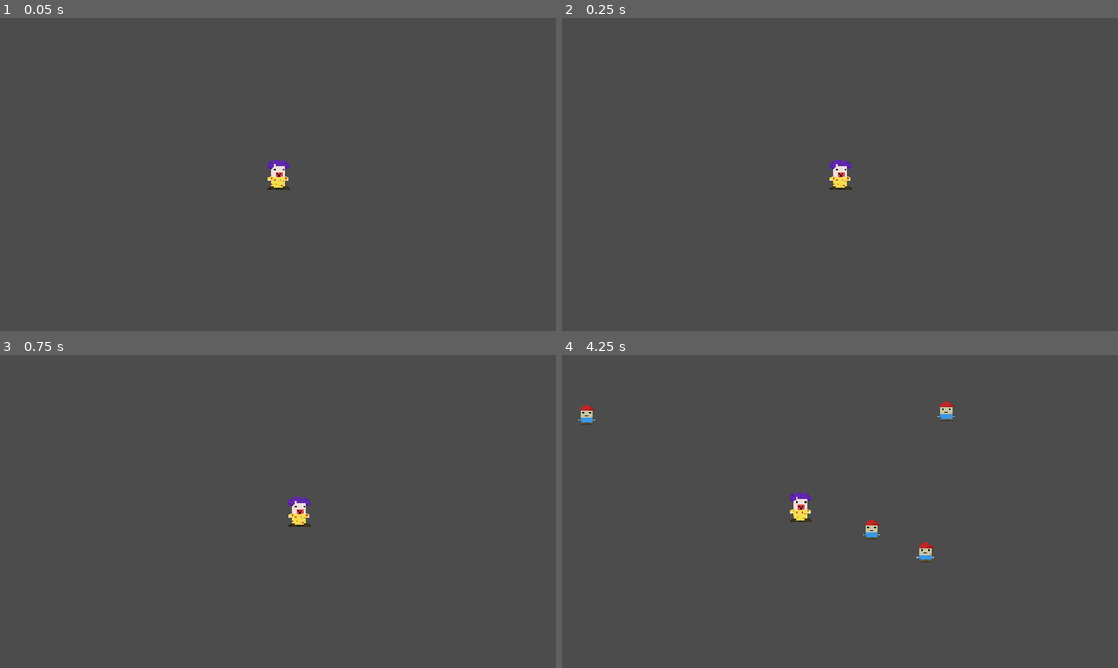
Above: before the commit, frames 1-4 (two rows, left to right).
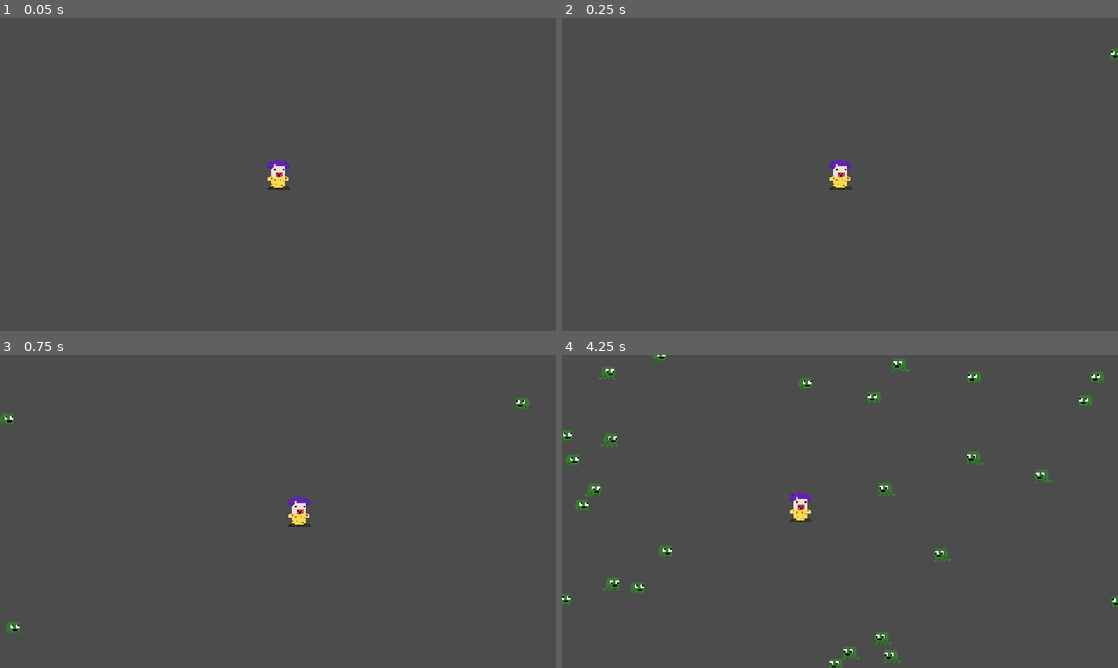
Above: after the commit, the same moments.

Repository: kenlies/funny-game
Game: Godot game, scene res://Main.tscn
Same seed, same stepped clock (60 frames per second), same inputs: the game is played once before the commit and once after it.
Inputs:
- Up to frame 1 (0.05 s): no input
- Up to frame 2 (0.25 s): no input
- Up to frame 3 (0.75 s): hold Right (ui_right) from 0.53 s (still down); hold Space (ui_joke) from 0.53 s (still down)
- Up to frame 4 (4.25 s): release Right (ui_right) at 1.28 s; release Space (ui_joke) at 1.28 s; hold Down (ui_down) 1.28-2.03 s; tap Space (ui_joke) at 1.35, 2.85 s; hold Right (ui_right) 2.03-2.78 s; hold Space (ui_joke) 2.03-2.78 s; hold Up (ui_up) 2.78-3.53 s; hold Left (ui_left) from 3.53 s (still down); hold Space (ui_joke) from 3.53 s (still down)

Frame 1 is identical in both runs. In frame 2, less than 0.1% of the frame differs, in the area x 98-100%, y 9-14%; in frame 3, 0.3%; in frame 4, 2.8%, in the area x 0-100%, y 0-100%.

Commit message:
Modified the newly found supper intelligent AI for kid

Diff:
--- /dev/null
+++ b/DeathNote.tscn
@@ -0,0 +1,26 @@
+[gd_scene load_steps=2 format=2]
+
+[sub_resource type="Theme" id=1]
+
+[node name="Control" type="Control"]
+anchor_right = 1.0
+anchor_bottom = 1.0
+
+[node name="Label" type="Label" parent="."]
+anchor_left = 0.5
+anchor_top = 0.5
+anchor_right = 0.5
+anchor_bottom = 0.5
+margin_left = -320.0
+margin_top = 34.0
+margin_right = 320.0
+margin_bottom = 82.0
+theme = SubResource( 1 )
+text = "You Died Bitch
+alive for: %s
+told jokes: %s"
+align = 1
+valign = 1
+__meta__ = {
+"_editor_description_": ""
+}
--- a/EnemyFrog.gd
+++ b/EnemyFrog.gd
@@ -10,7 +10,7 @@
 onready var _rigidbody2d = $RigidBody2D
 
 
-func _process(delta):
+func _physics_process(delta):
 	# if we are detected, start the chase
 	if stunned == true or jump:
 		return
@@ -24,7 +24,6 @@
 		# move the enemy towards the player times speed
 		move_and_slide(direction * speed)
 
-
 func _on_JumpTimer_timeout():
 	if not jump:
 		jump = true
--- a/EnemyFrog.tscn
+++ b/EnemyFrog.tscn
@@ -30,7 +30,7 @@
 autostart = true
 
 [node name="StunTimer" type="Timer" parent="."]
-wait_time = 4.0
+wait_time = 3.0
 
 [connection signal="timeout" from="JumpTimer" to="." method="_on_JumpTimer_timeout"]
 [connection signal="timeout" from="StunTimer" to="." method="_on_StunTimer_timeout"]
--- a/EnemyKid.gd
+++ b/EnemyKid.gd
@@ -1,18 +1,16 @@
 extends KinematicBody2D
 
-export var speed = 70
+onready var _stun_timer = $StunTimer
+onready var _hug_timer = $HugTimer
+var wants_to_hug = false
+export var speed = 80
+var stunned = false
 var velocity = Vector2.ZERO
-var player
+var player # set in player node
 var random_num
 var target
 
-enum {
-	SURROUND,
-	HUG,
-}
-
-var state = SURROUND
-
+# random number generation
 func _ready():
 	var rng = RandomNumberGenerator.new()
 	rng.randomize()
@@ -20,23 +18,32 @@
 
 
 func _physics_process(delta):
-	match state:
-		SURROUND:
-			move(get_circle_position(random_num), delta)
-		HUG:
-			move(player.global_position, delta)
+	if stunned == true:
+		return
+	if not wants_to_hug:
+		move(get_circle_position(random_num), delta)
+	else:
+		move(player.global_position, delta)
 
+# move the kid and add steering to make movement (?smoother?)
 func move(target, delta):
 	var direction = (target - global_position).normalized()
 	var desired_velocity = direction * speed
-	var steering = (desired_velocity - velocity) * delta * 2.5
+	var steering = (desired_velocity - velocity) * delta * 0.5
 	velocity += steering
 	velocity = move_and_slide(velocity)
 
+# get a random position in a circle around the player
 func get_circle_position(random):
 	var circle_center = player.global_position
-	var radius = 30
+	var radius = 80
 	var angle = random * PI * 2;
 	var x = circle_center.x + cos(angle) * radius;
 	var y = circle_center.y + sin(angle) * radius;
 	return Vector2(x, y)
+
+func _on_StunTimer_timeout():
+	stunned = false
+
+func _on_HugTimer_timeout():
+	wants_to_hug = true
--- a/EnemyKid.tscn
+++ b/EnemyKid.tscn
@@ -25,5 +25,11 @@
 frames = SubResource( 2 )
 
 [node name="HugTimer" type="Timer" parent="."]
+wait_time = 3.0
+one_shot = true
+
+[node name="StunTimer" type="Timer" parent="."]
+wait_time = 3.0
 
 [connection signal="timeout" from="HugTimer" to="." method="_on_HugTimer_timeout"]
+[connection signal="timeout" from="StunTimer" to="." method="_on_StunTimer_timeout"]
--- a/Main.tscn
+++ b/Main.tscn
@@ -6,8 +6,8 @@
 [node name="Main" type="Node2D"]
 script = ExtResource( 2 )
 
+[node name="Enemies" type="Node2D" parent="."]
+
 [node name="Player" parent="." instance=ExtResource( 1 )]
 position = Vector2( -1, 2 )
 speed = 100
-
-[node name="Enemies" type="Node2D" parent="."]
--- a/Player.gd
+++ b/Player.gd
@@ -2,18 +2,25 @@
 
 export var speed = 200
 export var max_enemy_cout = 100
-var enemy_count = 0
 onready var _animated_sprite = $AnimatedSprite
 onready var _dashtimer = $DashTimer
 onready var _dashcooldowntimer = $DashCoolDownTimer
 onready var _jokecooldowntimer = $JokeCoolDownTimer
+onready var _spawntimer = $SpawnTimer
+onready var _camera = $Camera2D
+onready var _stun_area = $StunArea
+onready var _death_area = $DeathArea
+onready var _death_validity_timer = $DeathValidityTimer
+onready var _death_note = $DeathNote/Label
 var velocity = Vector2()
 var enemy_frog = preload("res://EnemyFrog.tscn")
 var enemy_kid = preload("res://EnemyKid.tscn")
-onready var _spawntimer = $SpawnTimer
-onready var _camera = $Camera2D
-onready var _area = $Area2D
 var player = null
+var enemy_count = 0
+var joke_count = 0
+
+func _ready():
+	player = get_parent().get_node("Player")
 
 func get_input():
 	velocity = Vector2()
@@ -21,7 +28,8 @@
 	# handling stun
 	if Input.is_action_pressed("ui_joke") and _jokecooldowntimer.is_stopped():
 		_jokecooldowntimer.start()
-		for i in _area.get_overlapping_bodies():
+		joke_count += 1
+		for i in _stun_area.get_overlapping_bodies():
 			if "Enemy" in i.name:
 				i.stunned = true
 				i._stun_timer.start()
@@ -47,10 +55,20 @@
 		_animated_sprite.stop()
 	velocity = velocity.normalized() * speed
 
-# making the player move on every frame (if velocity is > 0)
+# making the player move on every frame (if velocity is > 0) and checking if player died
 func _physics_process(delta):
 	get_input()
+	if len(_death_area.get_overlapping_bodies()) > 10 and _death_validity_timer.is_stopped():
+		print("timer start")
+		_death_validity_timer.start()
 	velocity = move_and_slide(velocity)
+
+# check if player actually died
+func _on_DeathValidityTimer_timeout():
+	if len(_death_area.get_overlapping_bodies()) > 10:
+		print("death")
+		_death_note.text = "You Died Bitch\nJokes told: " + str(joke_count)
+		$DeathNote.set_visible(true)
 
 func _on_DashTimer_timeout():
 	speed = 100
@@ -58,8 +76,6 @@
 # spawn an enemy
 func _on_SpawnTimer_timeout():
 	if enemy_count < max_enemy_cout:
-		if player == null:
-			player = get_parent().get_node("Player")
 		# camera center
 		var cam_cen = _camera.get_camera_screen_center()
 		# - calculates the spawn positions so that enemies spawn outside of camera view
@@ -71,7 +87,7 @@
 															Vector2(rand_range(cam_cen.x - 200, cam_cen.x + 200),
 															rand_choose(rand_range(cam_cen.y - 200, cam_cen.y - 190),
 															rand_range(cam_cen.y + 190, cam_cen.y + 200))))
-		var enemy_instance = enemy_kid.instance()
+		var enemy_instance = enemy_frog.instance()
 		enemy_instance.player = player
 		enemy_instance.position = spawn_position
 		get_parent().add_child(enemy_instance)
@@ -81,3 +97,7 @@
 	if randf() < 0.5:
 		return val1
 	return val2
+
+func _on_StunArea_body_entered(body):
+	if "Kid" in body.name:
+		body._hug_timer.start()
--- a/Player.tscn
+++ b/Player.tscn
@@ -1,10 +1,8 @@
-[gd_scene load_steps=7 format=2]
+[gd_scene load_steps=8 format=2]
 
 [ext_resource path="res://clown.png" type="Texture" id=1]
+[ext_resource path="res://DeathNote.tscn" type="PackedScene" id=2]
 [ext_resource path="res://Player.gd" type="Script" id=3]
-
-[sub_resource type="Animation" id=1]
-resource_name = "New Anim"
 
 [sub_resource type="RectangleShape2D" id=5]
 extents = Vector2( 7.5, 10 )
@@ -19,6 +17,8 @@
 
 [sub_resource type="CircleShape2D" id=4]
 
+[sub_resource type="CircleShape2D" id=6]
+
 [node name="Player" type="KinematicBody2D"]
 position = Vector2( 4, -5 )
 script = ExtResource( 3 )
@@ -26,9 +26,6 @@
 "_edit_group_": true
 }
 max_enemy_cout = 150
-
-[node name="AnimationPlayer" type="AnimationPlayer" parent="."]
-"anims/New Anim" = SubResource( 1 )
 
 [node name="CollisionShape2D" type="CollisionShape2D" parent="."]
 position = Vector2( 0.5, 0 )
@@ -46,7 +43,7 @@
 one_shot = true
 
 [node name="JokeCoolDownTimer" type="Timer" parent="."]
-wait_time = 2.0
+wait_time = 4.0
 one_shot = true
 
 [node name="Camera2D" type="Camera2D" parent="."]
@@ -62,14 +59,29 @@
 editor_draw_limits = true
 
 [node name="SpawnTimer" type="Timer" parent="."]
+wait_time = 0.1
 autostart = true
 
-[node name="Area2D" type="Area2D" parent="."]
+[node name="StunArea" type="Area2D" parent="."]
 
-[node name="CollisionShape2D" type="CollisionShape2D" parent="Area2D"]
-scale = Vector2( 5, 5 )
+[node name="CollisionShape2D" type="CollisionShape2D" parent="StunArea"]
+scale = Vector2( 8, 8 )
 shape = SubResource( 4 )
+
+[node name="DeathArea" type="Area2D" parent="."]
+
+[node name="CollisionShape2D" type="CollisionShape2D" parent="DeathArea"]
+scale = Vector2( 3, 3 )
+shape = SubResource( 6 )
+
+[node name="DeathValidityTimer" type="Timer" parent="."]
+wait_time = 3.0
+one_shot = true
+
+[node name="DeathNote" parent="." instance=ExtResource( 2 )]
+visible = false
 
 [connection signal="timeout" from="DashTimer" to="." method="_on_DashTimer_timeout"]
 [connection signal="timeout" from="SpawnTimer" to="." method="_on_SpawnTimer_timeout"]
-[connection signal="body_entered" from="Area2D" to="." method="_on_Area2D_body_entered"]
+[connection signal="body_entered" from="StunArea" to="." method="_on_StunArea_body_entered"]
+[connection signal="timeout" from="DeathValidityTimer" to="." method="_on_DeathValidityTimer_timeout"]
